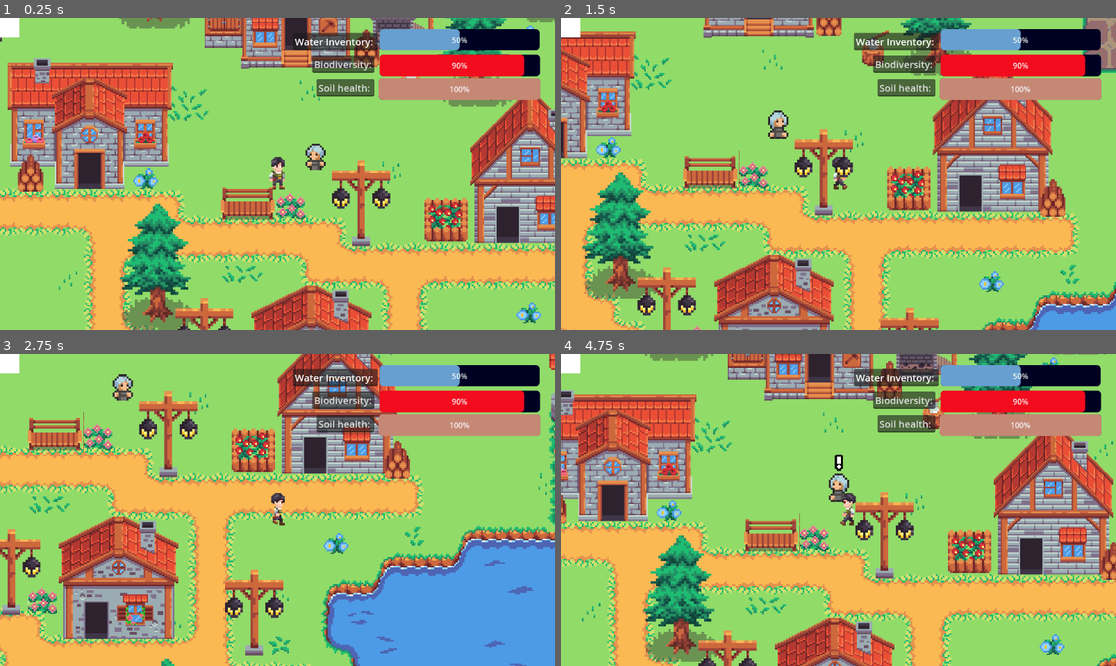
Above: before the commit, frames 1-4 (two rows, left to right).
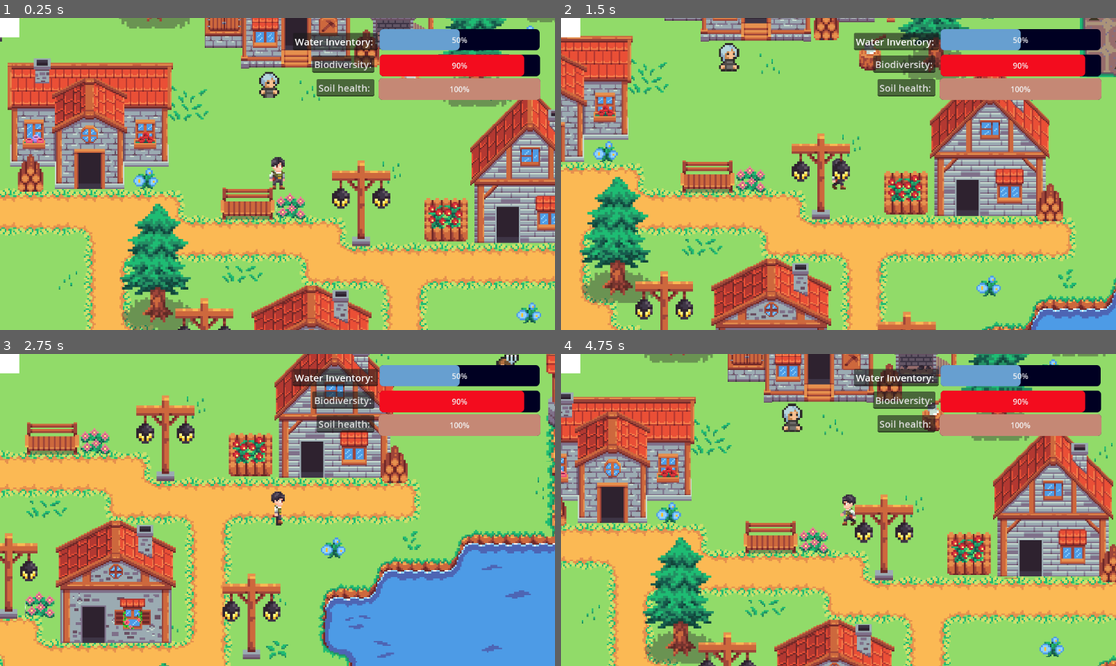
Above: after the commit, the same moments.

Repository: Sakesh-A/Game-Jam-Repo
Game: Godot game, scene res://scenes/game.tscn
The game is run twice, just before and just after one commit, with the same random seed, the same clock (stepped at 60 frames per second) and the same inputs.
Inputs:
- Up to frame 1 (0.25 s): no input
- Up to frame 2 (1.5 s): hold Right (ui_right) 0.53-1.28 s; tap Space (interact) at 0.6, 1.35 s; hold Down (ui_down) from 1.28 s (still down)
- Up to frame 3 (2.75 s): release Down (ui_down) at 2.03 s; hold Right (ui_right) from 2.03 s (still down); tap Space (interact) at 2.1 s
- Up to frame 4 (4.75 s): release Right (ui_right) at 2.78 s; hold Up (ui_up) 2.78-3.53 s; tap Space (interact) at 2.85, 3.6, 4.35 s; hold Left (ui_left) from 3.53 s (still down)

The runs differ from the first frame. In frame 1, 0.5% of the frame differs, in the area x 46-59%, y 17-49%; in frame 2, 35%, in the area x 0-100%, y 0-100%; in frame 3, 30%; in frame 4, 27%.

Commit message:
another person

Diff:
--- a/scenes/game.tscn
+++ b/scenes/game.tscn
@@ -220,13 +220,13 @@
 position = Vector2(982, 299)
 
 [node name="Farmer" parent="." instance=ExtResource("3_lnu2h")]
-position = Vector2(272, 904)
+position = Vector2(2603, 683)
 
 [node name="Old Woman" parent="." instance=ExtResource("4_iywne")]
-position = Vector2(1463, 754)
+position = Vector2(1325, 541)
 
 [node name="Villager Man" parent="." instance=ExtResource("5_p57ef")]
-position = Vector2(659, 223)
+position = Vector2(814, 1556)
 
 [node name="House" parent="." instance=ExtResource("8_ka531")]
 y_sort_enabled = true
--- /dev/null
+++ b/static_body_2d.tscn
@@ -0,0 +1,7 @@
+[gd_scene format=3 uid="uid://c5qu01gkdei1b"]
+
+[node name="StaticBody2D" type="StaticBody2D"]
+
+[node name="AnimatedSprite2D" type="AnimatedSprite2D" parent="."]
+
+[node name="CollisionShape2D" type="CollisionShape2D" parent="."]
Not shown: 1 places in scenes/game.tscn that only renumber resources
Not shown: 1 places in scenes/player.tscn that only renumber resources
Not shown, added: scripts/waterfall.gd.uid
